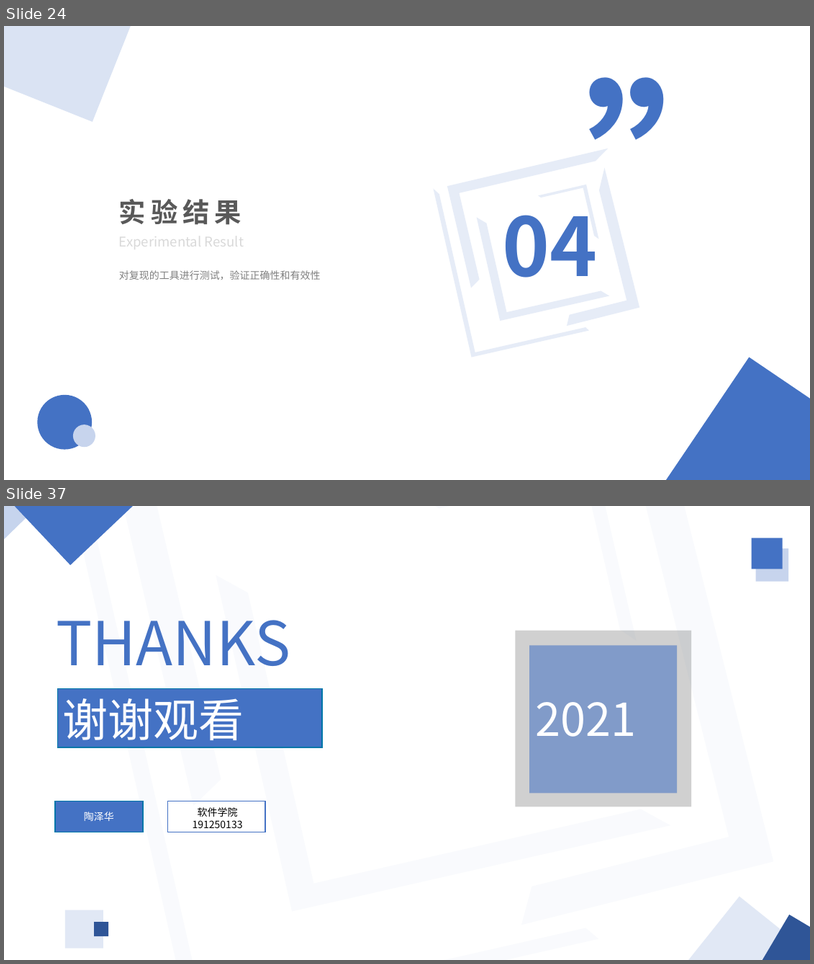
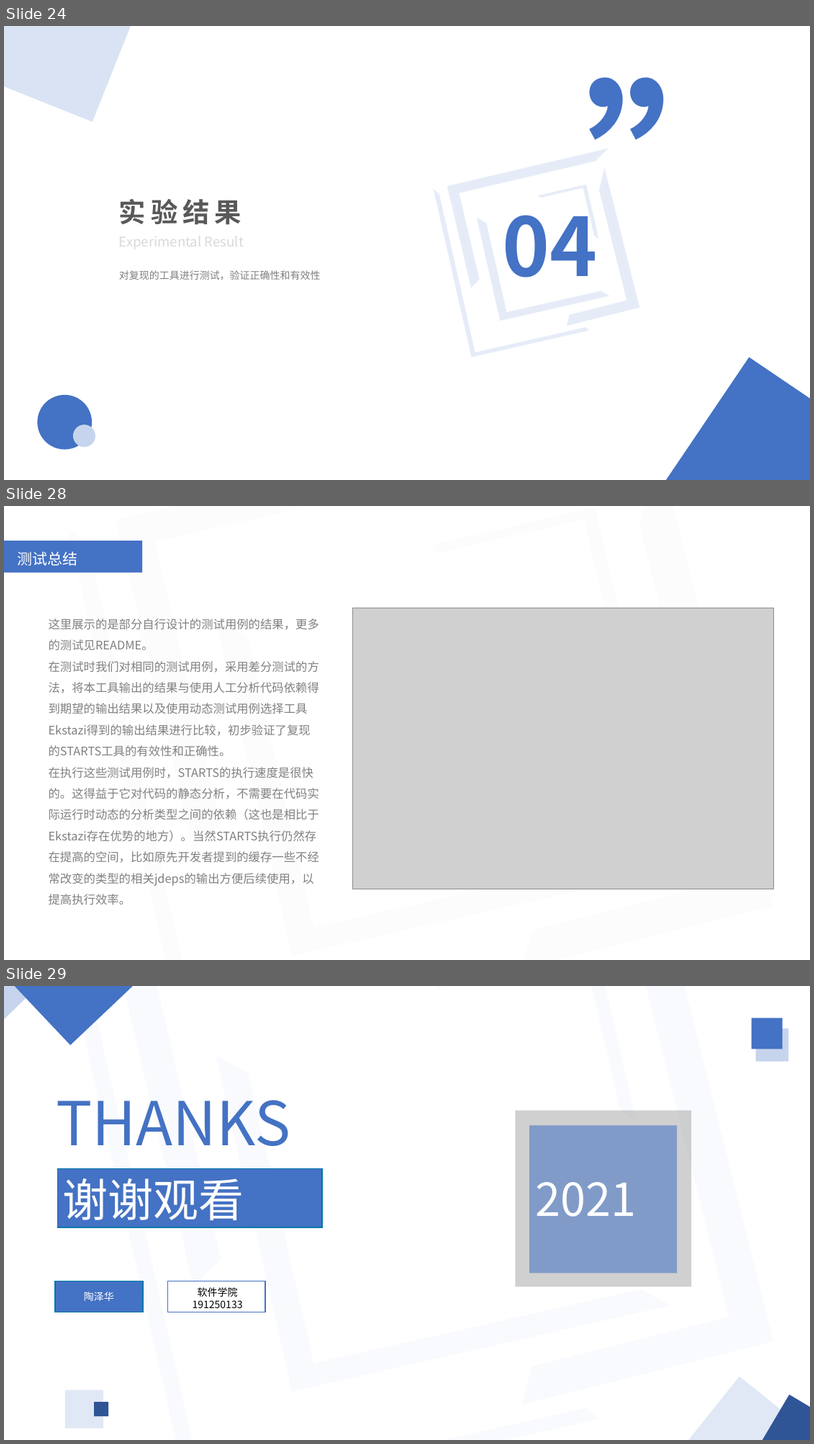
Before and after one commit to Truth-NJU/Static-Test-Selection-Tool, a slide deck: 工具汇报.pptx. Shown one above the other, each under a label of ours: slides 24 and 37 before the commit, slides 24, 28 and 29 after it; the slides between them are not shown. The pictures are 814x964 and 814x1444 pixels, drawn with LibreOffice and Linux fonts; fonts in the diff are those of the drawing; grey boxes stand for pictures. Boxes give left, top, right and bottom in pixels: in the first picture for what was removed or moved away, otherwise in the second. Text is boxed around its words. In the diff, an @@ line names an element or a change of style, - is before the commit and + after.

```diff
--- a/工具汇报.pptx
+++ b/工具汇报.pptx
@@ slide 28 added at <box>4,506,810,960</box>, background #FFFFFF @@
@@ group added at <box>68,506,774,960</box>: 5 half frames @@
@@ pentagon arrow added at <box>4,541,142,572</box>, fill #4472C4 @@
@@ text added at <box>17,551,77,566</box>, 18 pt, text #FFFFFF @@
+测试总结
@@ picture added at <box>353,608,774,888</box> @@
@@ text added at <box>49,618,319,904</box>, 14 pt, text #808080 @@
+这里展示的是部分自行设计的测试用例的结果，更多的测试见README。
+在测试时我们对相同的测试用例，采用差分测试的方法，将本工具输出的结果与使用人工分析代码依赖得到期望的输出结果以及使用动态测试用例选择工具Ekstazi得到的输出结果进行比较，初步验证了复现的STARTS工具的有效性和正确性。
+在执行这些测试用例时，STARTS的执行速度是很快的。这得益于它对代码的静态分析，不需要在代码实际运行时动态的分析类型之间的依赖（这也是相比于Ekstazi存在优势的地方）。当然STARTS执行仍然存在提高的空间，比如原先开发者提到的缓存一些不经常改变的类型的相关jdeps的输出方便后续使用，以提高执行效率。
@@ what was slide 37 is now slide 29 @@
```
Also in this commit, not shown: 1 slide changed, 3 other slides added, 12 slides removed.
